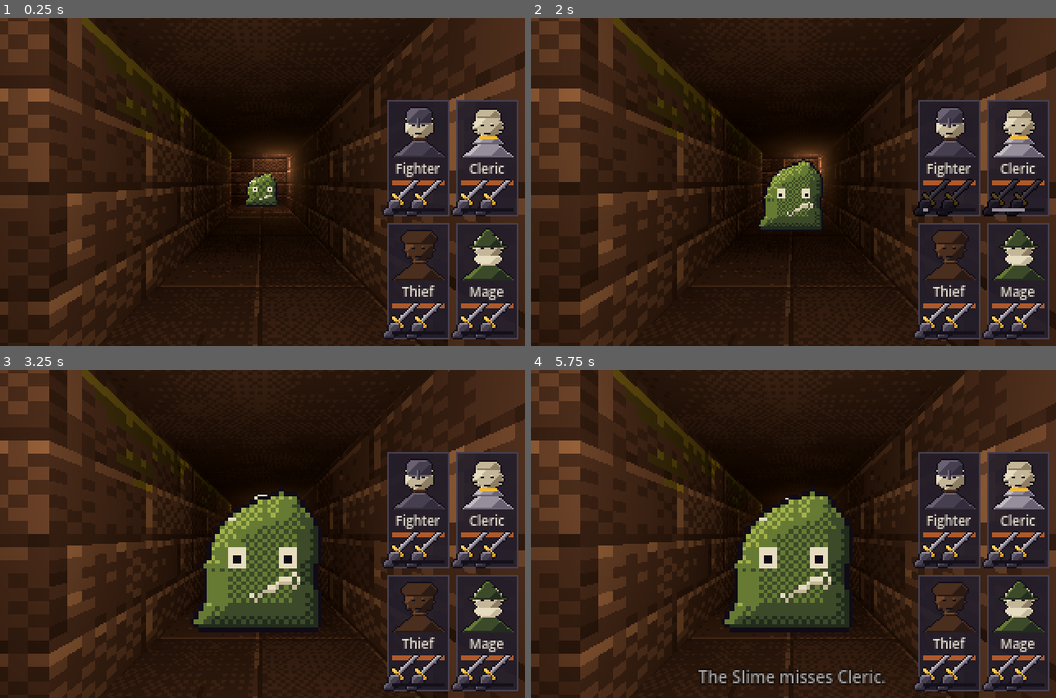
Above: before the commit, frames 1-4 (two rows, left to right).
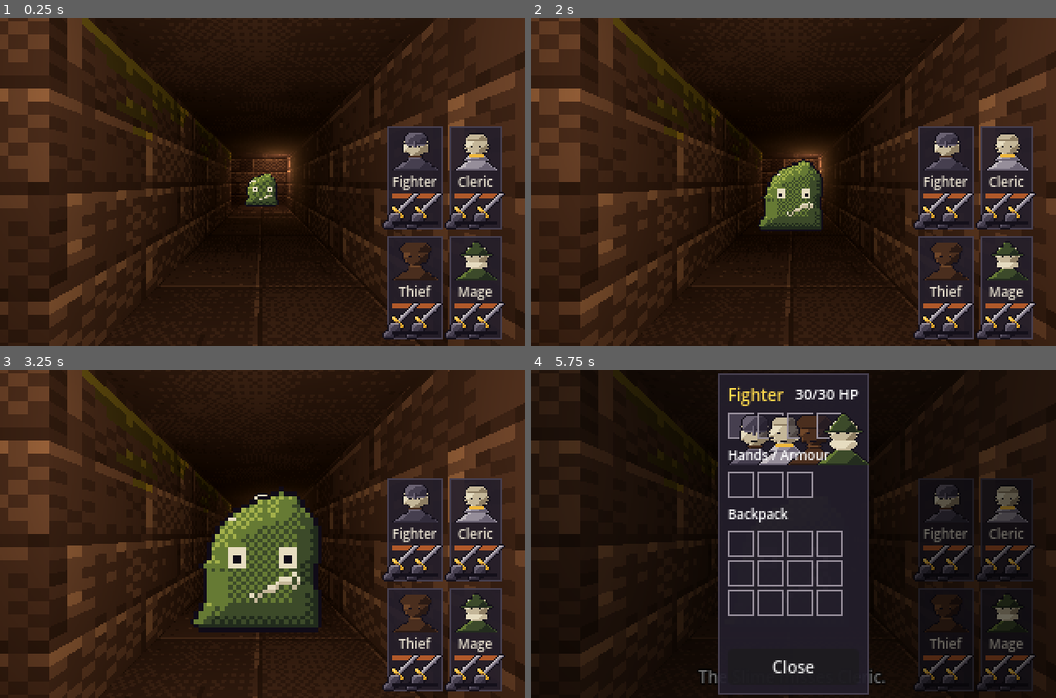
Above: after the commit, the same moments.

Repository: XrNrX/eye-of-bell
Game: Godot game, scene res://scenes/main.tscn
Two runs of this game, one before a commit and one after it. Both use one fixed random seed, a clock stepped at 60 frames per second and the inputs below.
Inputs (mouse positions are in pixels of both pictures, inside the frame that each line leads up to):
- Up to frame 1 (0.25 s): no input
- Up to frame 2 (2 s): click (935, 198) at 0.52 s; click (1003, 198) at 1.27 s
- Up to frame 3 (3.25 s): click (404, 671) at 2.02 s; tap Enter at 2.75 s; move the mouse to (378, 517) at 2.77 s; hold D from 2.78 s (still down); hold E from 2.78 s (still down); click (378, 517) at 2.92 s
- Up to frame 4 (5.75 s): release D at 3.5 s; release E at 3.5 s; drag from (688, 550) to (767, 599) at 3.52 s; move the mouse to (846, 461) at 4.27 s; hold D 4.28-5 s; hold F 4.28-5 s; click (846, 461) at 4.42 s; tap E at 4.55 s; click (945, 501) at 5.02 s

The runs differ from the first frame. In frame 1, 10% of the frame differs, in the area x 72-99%, y 25-98%; in frame 2, 10%; in frame 3, 10%; in frame 4, 69%, in the area x 0-100%, y 0-100%.

Commit message:
Add an EotB-style click-to-click inventory screen
Clicking a character portrait opens their inventory: two hand slots, an armour
slot, a 12-slot backpack and a strip of every member's portrait. The game pauses
while it is open. Party.Member gains hands/armour/backpack (pure data for now;
nothing in combat reads them yet).

One input system: the cursor (cursor_item.gd) is the party's hand, shared with
world pickup. Click a slot to pick its item up, click a slot to put it down
(swapping if occupied, refusing with a status-line message if the type doesn't
fit), click a portrait to put it in that member's backpack or, empty-handed, to
switch to them, click outside the window to drop it on the floor in front.

Handlers act on the mouse press: Godot routes the release to whichever control
received the press, wherever the pointer ends up. An earlier drag-and-drop
version that also used release-based clicks put items in the wrong slot; it was
never committed. CursorItem now runs while paused and draws above the inventory,
so the held icon no longer freezes or hides behind the window.

Co-Authored-By: Claude Opus 5.5 <noreply@anthropic.com>

Diff:
--- a/scenes/cursor_item.tscn
+++ b/scenes/cursor_item.tscn
@@ -3,7 +3,7 @@
 [ext_resource type="Script" path="res://scripts/cursor_item.gd" id="1_cursor"]
 
 [node name="CursorItem" type="CanvasLayer"]
-layer = 10
+layer = 15
 script = ExtResource("1_cursor")
 
 [node name="Icon" type="TextureRect" parent="."]
--- /dev/null
+++ b/scenes/inventory_screen.tscn
@@ -0,0 +1,104 @@
+[gd_scene load_steps=4 format=3]
+
+[ext_resource type="Script" path="res://scripts/inventory_screen.gd" id="1_screen"]
+[ext_resource type="Script" path="res://scripts/inventory_floor_drop.gd" id="2_floor"]
+
+[sub_resource type="StyleBoxFlat" id="StyleBoxFlat_window"]
+bg_color = Color(0.137, 0.118, 0.169, 0.92)
+border_color = Color(0.275, 0.247, 0.31, 1)
+border_width_left = 1
+border_width_top = 1
+border_width_right = 1
+border_width_bottom = 1
+content_margin_left = 6.0
+content_margin_top = 6.0
+content_margin_right = 6.0
+content_margin_bottom = 6.0
+
+[node name="InventoryScreen" type="CanvasLayer"]
+layer = 11
+script = ExtResource("1_screen")
+
+[node name="Backdrop" type="ColorRect" parent="."]
+unique_name_in_owner = true
+anchors_preset = 15
+anchor_right = 1.0
+anchor_bottom = 1.0
+grow_horizontal = 2
+grow_vertical = 2
+color = Color(0, 0, 0, 0.55)
+script = ExtResource("2_floor")
+
+[node name="Center" type="CenterContainer" parent="."]
+anchors_preset = 15
+anchor_right = 1.0
+anchor_bottom = 1.0
+grow_horizontal = 2
+grow_vertical = 2
+mouse_filter = 2
+
+[node name="Window" type="PanelContainer" parent="Center"]
+layout_mode = 2
+theme_override_styles/panel = SubResource("StyleBoxFlat_window")
+
+[node name="Box" type="VBoxContainer" parent="Center/Window"]
+layout_mode = 2
+theme_override_constants/separation = 4
+
+[node name="Header" type="HBoxContainer" parent="Center/Window/Box"]
+layout_mode = 2
+theme_override_constants/separation = 6
+
+[node name="NameLabel" type="Label" parent="Center/Window/Box/Header"]
+unique_name_in_owner = true
+layout_mode = 2
+theme_override_colors/font_color = Color(1, 0.85, 0.3, 1)
+theme_override_font_sizes/font_size = 10
+text = "Fighter"
+
+[node name="HpLabel" type="Label" parent="Center/Window/Box/Header"]
+unique_name_in_owner = true
+layout_mode = 2
+theme_override_font_sizes/font_size = 9
+text = "30/30 HP"
+
+[node name="Strip" type="HBoxContainer" parent="Center/Window/Box"]
+unique_name_in_owner = true
+layout_mode = 2
+theme_override_constants/separation = 2
+
+[node name="HandsLabel" type="Label" parent="Center/Window/Box"]
+layout_mode = 2
+theme_override_font_sizes/font_size = 8
+text = "Hands / Armour"
+
+[node name="Hands" type="HBoxContainer" parent="Center/Window/Box"]
+unique_name_in_owner = true
+layout_mode = 2
+theme_override_constants/separation = 2
+
+[node name="BackpackLabel" type="Label" parent="Center/Window/Box"]
+layout_mode = 2
+theme_override_font_sizes/font_size = 8
+text = "Backpack"
+
+[node name="Backpack" type="GridContainer" parent="Center/Window/Box"]
+unique_name_in_owner = true
+layout_mode = 2
+theme_override_constants/h_separation = 2
+theme_override_constants/v_separation = 2
+columns = 4
+
+[node name="StatusLabel" type="Label" parent="Center/Window/Box"]
+unique_name_in_owner = true
+custom_minimum_size = Vector2(80, 0)
+layout_mode = 2
+theme_override_colors/font_color = Color(0.85, 0.51, 0.26, 1)
+theme_override_font_sizes/font_size = 8
+autowrap_mode = 3
+
+[node name="CloseButton" type="Button" parent="Center/Window/Box"]
+unique_name_in_owner = true
+layout_mode = 2
+theme_override_font_sizes/font_size = 10
+text = "Close"
--- a/scenes/main.tscn
+++ b/scenes/main.tscn
@@ -1,6 +1,7 @@
-[gd_scene load_steps=16 format=3]
+[gd_scene load_steps=17 format=3]
 
 [ext_resource type="PackedScene" path="res://scenes/cursor_item.tscn" id="14_cursor"]
+[ext_resource type="PackedScene" path="res://scenes/inventory_screen.tscn" id="15_inventory"]
 [ext_resource type="Script" path="res://scripts/party.gd" id="7_party"]
 [ext_resource type="Resource" path="res://data/party/fighter.tres" id="8_fighter"]
 [ext_resource type="PackedScene" path="res://scenes/party_hud.tscn" id="9_party_hud"]
@@ -64,3 +65,5 @@
 [node name="GameOver" parent="." instance=ExtResource("10_game_over")]
 
 [node name="CursorItem" parent="." instance=ExtResource("14_cursor")]
+
+[node name="InventoryScreen" parent="." instance=ExtResource("15_inventory")]
--- a/scripts/cursor_item.gd
+++ b/scripts/cursor_item.gd
@@ -1,7 +1,9 @@
 extends CanvasLayer
 ## The Eye-of-the-Beholder-style "item on the cursor": an icon that follows the
-## mouse while something is held. Holds at most one item -- there's no inventory
-## yet, so the cursor itself is the whole carrying capacity for now.
+## mouse while something is held. It's the party's one "hand": the world click in
+## player.gd and every inventory slot pick items up onto it and put them down from it.
+## Runs while the game is paused (the inventory pauses it), and sits on a canvas
+## layer above the inventory screen, so the held item is always visible at the mouse.
 ## Other scripts fetch it directly (get_tree().get_first_node_in_group("cursor"))
 ## when they need to read or change what's held, the same way party_hud.gd fetches
 ## the Party node. Self-contained: delete this scene and items just can't be picked
@@ -14,6 +16,7 @@
 
 func _ready() -> void:
 	add_to_group("cursor")
+	process_mode = Node.PROCESS_MODE_ALWAYS  # Keep following the mouse while paused.
 	icon.texture_filter = CanvasItem.TEXTURE_FILTER_NEAREST
 	icon.mouse_filter = Control.MOUSE_FILTER_IGNORE  # Never steal a click from the world.
 	icon.visible = false
@@ -21,7 +24,11 @@
 
 func _process(_delta: float) -> void:
 	if held:
-		icon.global_position = get_viewport().get_mouse_position() - icon.size / 2.0
+		_follow_mouse()
+
+
+func _follow_mouse() -> void:
+	icon.global_position = get_viewport().get_mouse_position() - icon.size / 2.0
 
 
 func is_holding() -> bool:
@@ -38,6 +45,7 @@
 	held = def
 	icon.texture = def.icon
 	icon.size = def.icon.get_size()
+	_follow_mouse()  # Appear at the mouse straight away, not at the old spot for a frame.
 	icon.visible = true
 
 
--- /dev/null
+++ b/scripts/inventory_floor_drop.gd
@@ -0,0 +1,20 @@
+extends ColorRect
+## The inventory screen's backdrop: everything outside the inventory window.
+## Clicking it while holding an item puts the item on the floor tile in front of the
+## party, Eye-of-the-Beholder style. A click inside the window but between slots is
+## caught by the window panel instead, so a near-miss never throws an item away.
+
+var screen: Node  # InventoryScreen.
+
+
+func _gui_input(event: InputEvent) -> void:
+	if not (event is InputEventMouseButton and event.pressed and event.button_index == MOUSE_BUTTON_LEFT):
+		return
+	accept_event()
+	var cursor = screen.cursor
+	if not cursor.is_holding():
+		return
+	if not screen.can_drop_on_floor():
+		screen.say("There's no room to put it down there.")
+		return
+	screen.drop_on_floor(cursor.release())
--- /dev/null
+++ b/scripts/inventory_screen.gd
@@ -0,0 +1,149 @@
+extends CanvasLayer
+## The inventory screen: opened by clicking a character portrait (on the main party
+## HUD, or the character strip inside here) via the "inventory" group's show_screen.
+## Shows one "focused" member's two hand slots, their armour slot and a backpack
+## grid, plus a strip of every member's portrait.
+##
+## Eye-of-the-Beholder click-to-click, one system: the cursor (cursor_item.gd) is the
+## hand. Click a slot to pick its item up, click a slot to put it down (swapping if
+## occupied), click a portrait to put it in that member's backpack (or, empty-handed,
+## to switch to them), click outside the window to drop it on the floor in front.
+## The clicks live in inventory_slot.gd and inventory_floor_drop.gd; this script
+## builds the slots once and owns "which member is focused" and the status line.
+##
+## Pure data for now: what's equipped doesn't affect combat yet, the same way
+## MonsterDef/ItemDef's stat fields existed before anything read them.
+
+const InventorySlotScript := preload("res://scripts/inventory_slot.gd")
+const PartyScript := preload("res://scripts/party.gd")
+const DungeonMap := preload("res://scripts/dungeon_map.gd")
+
+@onready var backdrop: ColorRect = %Backdrop
+@onready var name_label: Label = %NameLabel
+@onready var hp_label: Label = %HpLabel
+@onready var strip_box: HBoxContainer = %Strip
+@onready var hands_box: HBoxContainer = %Hands
+@onready var backpack_grid: GridContainer = %Backpack
+@onready var close_button: Button = %CloseButton
+@onready var status_label: Label = %StatusLabel
+
+var party: Node
+var cursor: Node
+var dungeon: Node
+var player: Node3D
+
+var focused_slot := 0
+var strip_slots := []     # CHARACTER-kind InventorySlot, one per party member.
+var hand_slots := []      # HAND-kind InventorySlot, re-pointed to whoever's focused.
+var armour_slot: Panel
+var backpack_slots := []  # BACKPACK-kind InventorySlot, likewise re-pointed.
+
+
+func _ready() -> void:
+	add_to_group("inventory")
+	process_mode = Node.PROCESS_MODE_ALWAYS  # Clicks keep working while paused.
+	visible = false
+	backdrop.screen = self
+	close_button.pressed.connect(hide_screen)
+	# Deferred: siblings declared after us (e.g. Party) haven't necessarily run their
+	# own _ready() yet -- call_deferred waits until this frame's ready pass is done,
+	# correct regardless of node order (see player.gd for the bug this avoided).
+	call_deferred("_find_singletons")
+
+
+func _find_singletons() -> void:
+	party = get_tree().get_first_node_in_group("party")
+	cursor = get_tree().get_first_node_in_group("cursor")
+	dungeon = get_tree().get_first_node_in_group("dungeon")
+	player = get_tree().get_first_node_in_group("player")
+	_build_slots()
+
+
+func _unhandled_input(event: InputEvent) -> void:
+	if visible and event is InputEventKey and event.pressed and event.keycode == KEY_ESCAPE:
+		hide_screen()
+
+
+## Open the screen focused on this party member. Called by party_hud.gd's portrait
+## buttons (group "inventory"), and by this screen's own strip when switching.
+func show_screen(member_slot: int) -> void:
+	focused_slot = member_slot
+	visible = true
+	get_tree().paused = true
+	say("")
+	refresh()
+
+
+## One line of feedback inside the window ("" clears it). The HUD's message line
+## can't be used here: it sits under the dimmed backdrop and its fade is paused.
+func say(text: String) -> void:
+	status_label.text = text
+
+
+func hide_screen() -> void:
+	visible = false
+	get_tree().paused = false
+
+
+func focus(member_slot: int) -> void:
+	focused_slot = member_slot
+	refresh()
+
+
+func _build_slots() -> void:
+	for i in party.members.size():
+		var s: Panel = InventorySlotScript.new()
+		strip_box.add_child(s)
+		s.setup(self, i, InventorySlotScript.Kind.CHARACTER)
+		strip_slots.append(s)
+
+	for i in PartyScript.HAND_SLOTS:
+		var s: Panel = InventorySlotScript.new()
+		hands_box.add_child(s)
+		hand_slots.append(s)
+
+	armour_slot = InventorySlotScript.new()
+	hands_box.add_child(armour_slot)  # Shown alongside the hands, visually grouped.
+
+	for i in PartyScript.BACKPACK_SIZE:
+		var s: Panel = InventorySlotScript.new()
+		backpack_grid.add_child(s)
+		backpack_slots.append(s)
+
+	refresh()
+
+
+## Redraw everything for whichever member is focused. Called after any move (by the
+## slots themselves) and whenever focus changes.
+func refresh() -> void:
+	if party == null:
+		return  # Not built yet.
+	var m = party.member(focused_slot)
+	name_label.text = m.def.display_name
+	hp_label.text = "%d/%d HP" % [m.hp, m.def.max_hp]
+	for i in hand_slots.size():
+		hand_slots[i].setup(self, focused_slot, InventorySlotScript.Kind.HAND, i)
+		hand_slots[i].refresh()
+	armour_slot.setup(self, focused_slot, InventorySlotScript.Kind.ARMOUR)
+	armour_slot.refresh()
+	for i in backpack_slots.size():
+		backpack_slots[i].setup(self, focused_slot, InventorySlotScript.Kind.BACKPACK, i)
+		backpack_slots[i].refresh()
+	for s in strip_slots:
+		s.refresh()
+
+
+func _front_cell() -> Vector2i:
+	return player.cell + player.DIRS[player.facing]
+
+
+## True if the tile in front of the party could currently take a dropped item.
+func can_drop_on_floor() -> bool:
+	var front := _front_cell()
+	return not (DungeonMap.is_blocked(front) or DungeonMap.is_occupied(front)
+		or dungeon.item_at(front) != null)
+
+
+func drop_on_floor(def: Resource) -> void:
+	dungeon.place_item(_front_cell(), def)
+	refresh()
--- /dev/null
+++ b/scripts/inventory_slot.gd
@@ -0,0 +1,138 @@
+extends Panel
+## One inventory slot: a hand, the armour slot, or a backpack cell belonging to one
+## party member -- or a CHARACTER slot, which isn't storage at all but that member's
+## portrait in the character strip.
+##
+## Eye-of-the-Beholder style, one system only: the cursor (cursor_item.gd) is the
+## "hand". Click a slot to pick its item up onto the cursor; click a slot while
+## holding something to put it there (swapping with whatever was there). There is
+## no drag and drop.
+##
+## Acts on the mouse PRESS. Godot routes the release to whichever control got the
+## press, wherever the pointer has moved since, so the press is the only event that
+## reliably belongs to the slot under the pointer.
+
+const ItemDef := preload("res://scripts/item_def.gd")
+
+enum Kind { HAND, ARMOUR, BACKPACK, CHARACTER }
+
+const SLOT_SIZE := Vector2(16, 16)
+const EMPTY_BG := Color(0.137, 0.118, 0.169, 0.6)  # Palette stone_900, translucent.
+const FILLED_BG := Color(0.275, 0.247, 0.31)        # Palette stone_700.
+const EDGE := Color(0.588, 0.557, 0.604)            # Palette stone_300.
+
+var screen: Node    # InventoryScreen: party/cursor access, refresh() and say().
+var member_slot: int
+var kind: Kind
+var index: int = 0  # Hand index (0/1) or backpack index; unused for ARMOUR/CHARACTER.
+
+var icon: TextureRect
+
+
+func _ready() -> void:
+	custom_minimum_size = SLOT_SIZE
+	mouse_filter = Control.MOUSE_FILTER_STOP
+	icon = TextureRect.new()
+	icon.set_anchors_preset(Control.PRESET_FULL_RECT)
+	icon.texture_filter = CanvasItem.TEXTURE_FILTER_NEAREST
+	icon.mouse_filter = Control.MOUSE_FILTER_IGNORE
+	icon.stretch_mode = TextureRect.STRETCH_SCALE
+	add_child(icon)
+
+
+func setup(a_screen: Node, a_member_slot: int, a_kind: Kind, a_index: int = 0) -> void:
+	screen = a_screen
+	member_slot = a_member_slot
+	kind = a_kind
+	index = a_index
+
+
+## The ItemDef in this slot, or null. CHARACTER slots never hold anything directly.
+func get_item() -> Resource:
+	var m = screen.party.member(member_slot)
+	match kind:
+		Kind.HAND: return m.hands[index]
+		Kind.ARMOUR: return m.armour
+		Kind.BACKPACK: return m.backpack[index]
+	return null
+
+
+func set_item(def: Resource) -> void:
+	var m = screen.party.member(member_slot)
+	match kind:
+		Kind.HAND: m.hands[index] = def
+		Kind.ARMOUR: m.armour = def
+		Kind.BACKPACK: m.backpack[index] = def
+
+
+## Would this slot take that item? Backpack cells take anything.
+func accepts(def: Resource) -> bool:
+	match kind:
+		Kind.HAND: return ItemDef.allowed_in_hand(def.type)
+		Kind.ARMOUR: return ItemDef.allowed_in_armour(def.type)
+	return true
+
+
+func refresh() -> void:
+	var filled: bool
+	if kind == Kind.CHARACTER:
+		var m = screen.party.member(member_slot)
+		icon.texture = m.def.portrait if m.is_alive() else m.def.portrait_dead
+		filled = member_slot == screen.focused_slot  # Highlight whichever member is shown.
+	else:
+		var def := get_item()
+		icon.texture = def.icon if def else null
+		filled = def != null
+	var box := StyleBoxFlat.new()
+	box.bg_color = FILLED_BG if filled else EMPTY_BG
+	box.border_color = EDGE
+	box.set_border_width_all(1)
+	add_theme_stylebox_override("panel", box)
+
+
+func _gui_input(event: InputEvent) -> void:
+	if event is InputEventMouseButton and event.pressed and event.button_index == MOUSE_BUTTON_LEFT:
+		accept_event()
+		if kind == Kind.CHARACTER:
+			_click_portrait()
+		else:
+			_click_slot()
+
+
+## Pick up, put down, or swap with the cursor.
+func _click_slot() -> void:
+	var cursor = screen.cursor
+	var here := get_item()
+	if not cursor.is_holding():
+		if here == null:
+			return
+		set_item(null)
+		cursor.hold(here)
+		screen.say("")
+	else:
+		var held: Resource = cursor.held
+		if not accepts(held):
+			screen.say("The %s doesn't go there." % held.display_name)
+			return
+		set_item(cursor.release())
+		if here != null:
+			cursor.hold(here)  # Swap: what was in the slot is now on the cursor.
+		screen.say("")
+	screen.refresh()
+
+
+## Holding something: put it in that member's first empty backpack cell.
+## Empty-handed: show that member's inventory instead.
+func _click_portrait() -> void:
+	var cursor = screen.cursor
+	if not cursor.is_holding():
+		screen.focus(member_slot)
+		return
+	var m = screen.party.member(member_slot)
+	var i: int = m.backpack.find(null)
+	if i < 0:
+		screen.say("%s's backpack is full." % m.def.display_name)
+		return
+	m.backpack[i] = cursor.release()
+	screen.say("")
+	screen.refresh()
--- a/scripts/item_def.gd
+++ b/scripts/item_def.gd
@@ -18,3 +18,13 @@
 @export var damage_max := 0
 @export var defence_bonus := 0       # Armour: added to the wearer's defence.
 @export var heal_amount := 0         # Consumable: HP restored when used.
+
+
+## Which item types a hand slot / the armour slot will accept (see inventory_slot.gd).
+## A backpack slot takes anything, so it has no such check.
+static func allowed_in_hand(item_type: Type) -> bool:
+	return item_type == Type.WEAPON or item_type == Type.CONSUMABLE
+
+
+static func allowed_in_armour(item_type: Type) -> bool:
+	return item_type == Type.ARMOUR
--- a/scripts/party.gd
+++ b/scripts/party.gd
@@ -19,11 +19,22 @@
 @export var player_path: NodePath
 
 
+## Backpack size and hand-slot count, shared by every member (see inventory_screen.gd).
+const BACKPACK_SIZE := 12
+const HAND_SLOTS := 2
+
+
 class Member:
 	var def: Resource
 	var slot: int
 	var hp: int
 	var cooldown_left := 0.0
+
+	# Inventory: ItemDef or null per slot. Pure data for now -- nothing in combat
+	# reads hands/armour yet, same as ItemDef's own stat fields (see item_def.gd).
+	var hands: Array = [null, null]
+	var armour: Resource = null
+	var backpack: Array = []
 
 	func is_alive() -> bool:
 		return hp > 0
@@ -43,6 +54,7 @@
 		m.def = hero_defs[i]
 		m.slot = i
 		m.hp = m.def.max_hp
+		m.backpack.resize(BACKPACK_SIZE)
 		members.append(m)
 
 
--- a/scripts/party_hud.gd
+++ b/scripts/party_hud.gd
@@ -3,7 +3,8 @@
 ## damage numbers when a hero is hit, and a red screen flash. Click a hand (or press
 ## 1-4) to attack; both hands in a panel trigger the same attack and cooldown --
 ## there's only one weapon per hero so far, but the UI has room for dual-wielding
-## or an off-hand item later. Talks to the party only through its signals and group.
+## or an off-hand item later. Click a portrait to open that hero's inventory screen
+## (group "inventory"). Talks to the party only through its signals and group.
 
 const CombatRules := preload("res://scripts/combat_rules.gd")
 
@@ -58,7 +59,7 @@
 	var p: Dictionary = panels[slot]
 	p.hp_bar.max_value = m.def.max_hp
 	p.hp_bar.value = m.hp
-	p.portrait.texture = m.def.portrait if m.is_alive() else m.def.portrait_dead
+	p.portrait.texture_normal = m.def.portrait if m.is_alive() else m.def.portrait_dead
 	p.root.modulate = Color(0.5, 0.5, 0.5) if not m.is_alive() else Color.WHITE
 
 
@@ -86,11 +87,11 @@
 		flash.color.a = 0.35
 		create_tween().tween_property(flash, "color:a", 0.0, 0.35)
 		if m.is_alive():  # Still alive: flash the hurt portrait, then revert. Dead
-			p.portrait.texture = m.def.portrait_hurt  # already shows portrait_dead permanently.
+			p.portrait.texture_normal = m.def.portrait_hurt  # already shows portrait_dead permanently.
 			var timer := get_tree().create_timer(HURT_FLASH_TIME)
 			timer.timeout.connect(func():
 				if m.is_alive():
-					p.portrait.texture = m.def.portrait)
+					p.portrait.texture_normal = m.def.portrait)
 
 
 func _make_panel(m) -> Dictionary:
@@ -109,12 +110,16 @@
 	col.mouse_filter = Control.MOUSE_FILTER_IGNORE
 	root.add_child(col)
 
-	var portrait := TextureRect.new()
-	portrait.texture = m.def.portrait
+	# A button (not a plain TextureRect) so clicking it can open the inventory.
+	var portrait := TextureButton.new()
+	portrait.texture_normal = m.def.portrait
 	portrait.custom_minimum_size = PORTRAIT_SIZE
-	portrait.stretch_mode = TextureRect.STRETCH_SCALE
+	portrait.ignore_texture_size = true
+	portrait.stretch_mode = TextureButton.STRETCH_SCALE
 	portrait.texture_filter = CanvasItem.TEXTURE_FILTER_NEAREST
-	portrait.mouse_filter = Control.MOUSE_FILTER_IGNORE
+	portrait.focus_mode = Control.FOCUS_NONE
+	portrait.tooltip_text = "Inventory"
+	portrait.pressed.connect(func(): get_tree().call_group("inventory", "show_screen", m.slot))
 	col.add_child(portrait)
 
 	col.add_child(_label(m.def.display_name, 8))
--- a/scripts/player.gd
+++ b/scripts/player.gd
@@ -34,6 +34,7 @@
 
 
 func _ready() -> void:
+	add_to_group("player")  # Lets other singletons (e.g. inventory_screen.gd) find us.
 	yaw_degrees = facing * 90.0
 	rotation_degrees.y = yaw_degrees
 	position = DungeonMap.cell_to_world(cell)
Not shown, added: scripts/inventory_floor_drop.gd.uid
Not shown, added: scripts/inventory_screen.gd.uid
Not shown, added: scripts/inventory_slot.gd.uid
Not shown, changed: CLAUDE.md
